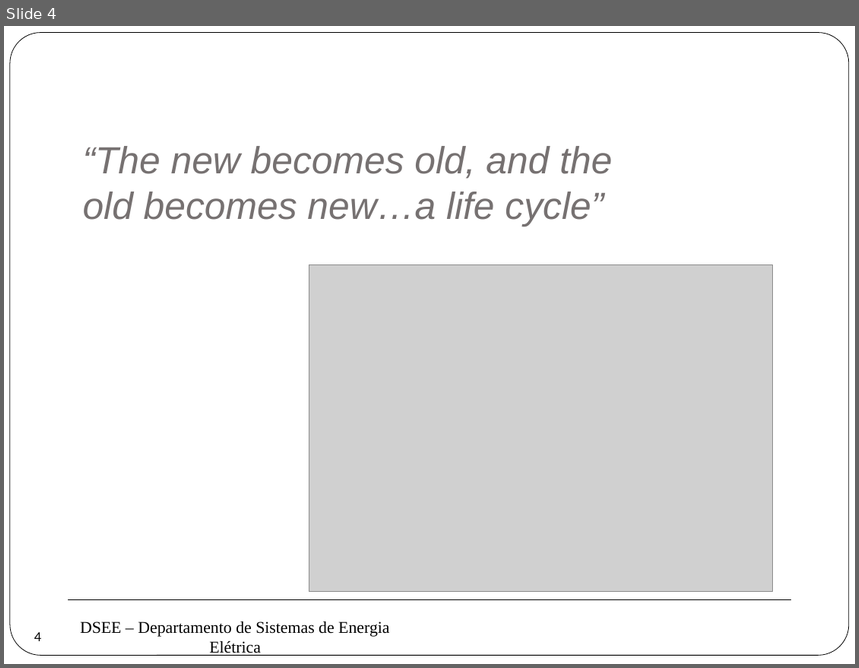
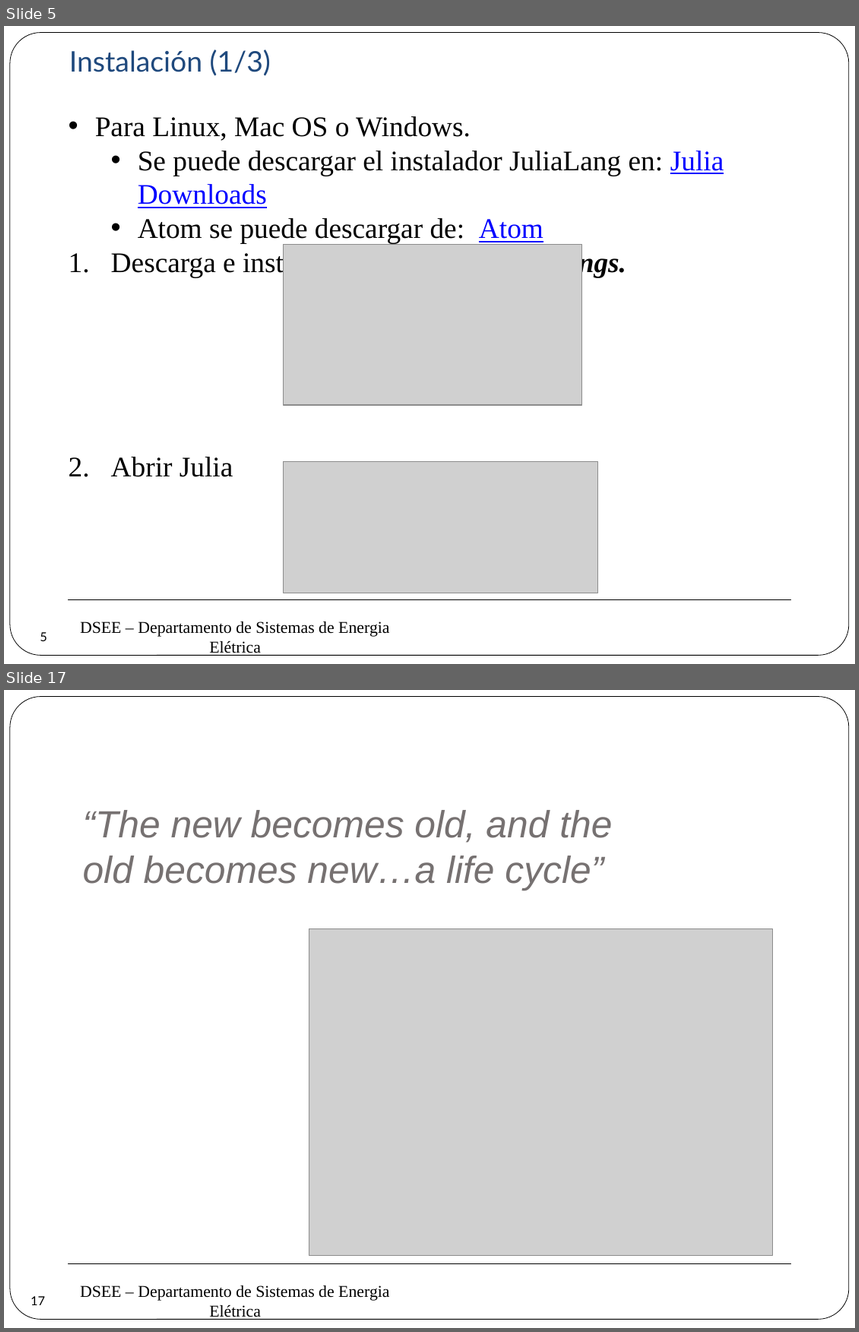
Before and after one commit to erikfilias/Power-Systems-Optimization-using-Julia-Language, a slide deck: 1. Lectures/Introducción a la Optimización aplicada a Sistemas de Energía Eléctrica/Dia 1/3. Julia Language.pptx. Shown one above the other, each under a label of ours: slide 4 before the commit, slides 5 and 17 after it; the slides between them are not shown. The pictures are 859x668 and 859x1332 pixels, drawn with LibreOffice and Linux fonts; fonts in the diff are those of the drawing; grey boxes stand for pictures; background and template pictures are left out. Boxes give left, top, right and bottom in pixels: in the first picture for what was removed or moved away, otherwise in the second. Text is boxed around its words. In the diff, an @@ line names an element or a change of style, - is before the commit and + after.

```diff
--- a/1. Lectures/Introducción a la Optimización aplicada a Sistemas de Energía Eléctrica/Dia 1/3. Julia Language.pptx
+++ b/1. Lectures/Introducción a la Optimización aplicada a Sistemas de Energía Eléctrica/Dia 1/3. Julia Language.pptx
@@ slide 5 added at [4, 26, 855, 664], background #FFFFFF; not listed: 3 template elements that a slide beside it also shows @@
@@ text added at [69, 50, 271, 76], 24 pt, text #1F497D @@
+Instalación (1/3)
@@ text added at [95, 116, 724, 477], 24 pt, text #000000 @@
+• Para Linux, Mac OS o Windows.
+  • Se puede descargar el instalador JuliaLang en: Julia Downloads
+  • Atom se puede descargar de: Atom
+1. Descarga e instalar Julia con default settings.
+2. Abrir Julia
@@ picture added at [283, 245, 582, 406] @@
@@ picture added at [283, 461, 598, 593] @@
@@ page number added at [28, 621, 60, 653], 10.5 pt, text #000000 @@
+5
@@ what was slide 4 is now slide 17 @@
@@ page number at [31, 1296, 45, 1306]: text changed @@
-4
+17
```
Also in this commit, not shown: 14 other slides added, 2 slides removed, 2 other files.
